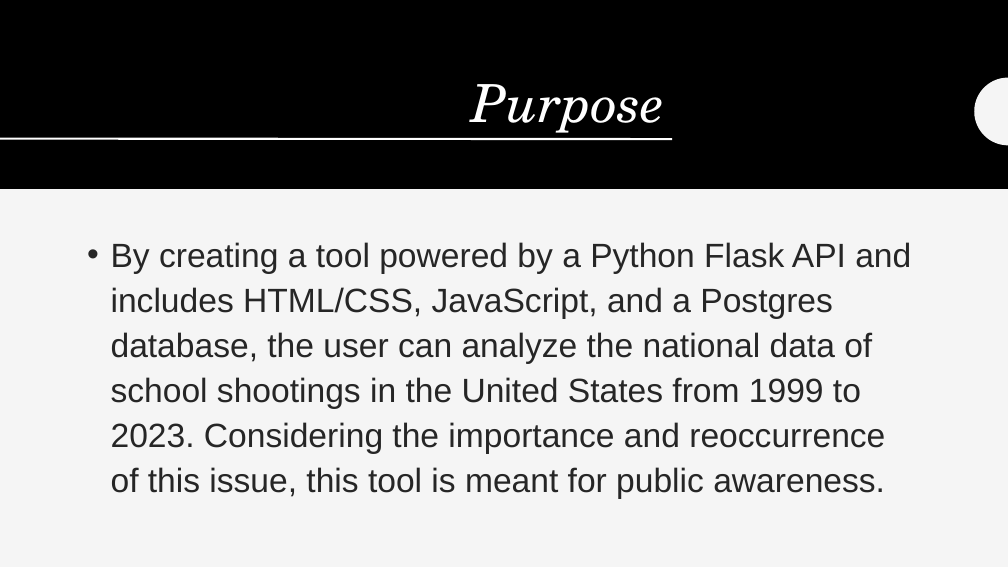
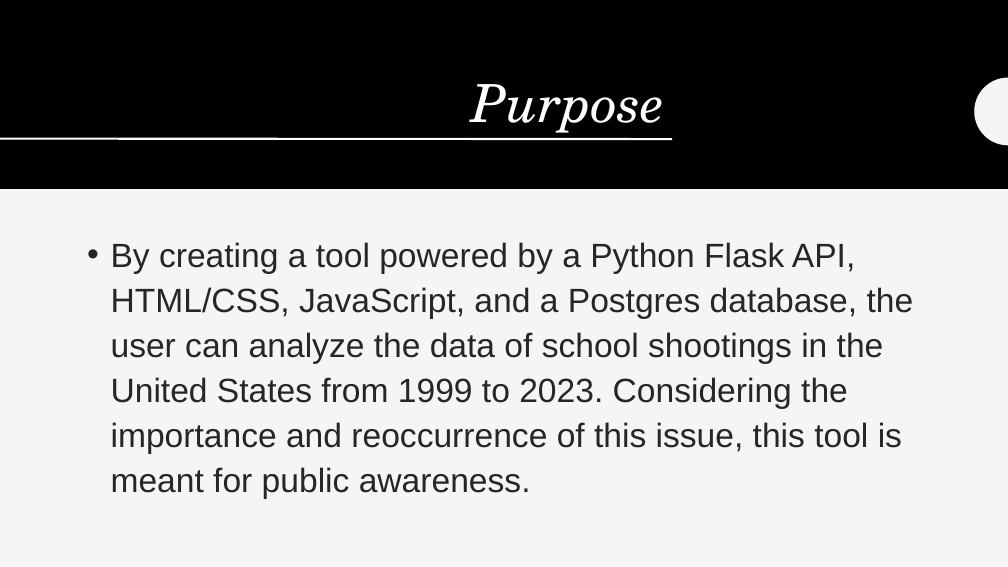
Before and after one commit to arc71080/group_project_3, a slide deck: slide 3 of Powerpoint.pptx. Drawn at 1008x567 pixels with LibreOffice and Linux fonts; fonts in the diff are those of the drawing. Boxes give left, top, right and bottom in pixels: in the first picture for what was removed or moved away, otherwise in the second. Text is boxed around its words. In the diff, an @@ line names an element or a change of style, - is before the commit and + after.

Commit message:
update wording on Powerpoint

```diff
--- a/Powerpoint.pptx
+++ b/Powerpoint.pptx
@@ text at (111, 242, 914, 499): text changed @@
-• By creating a tool powered by a Python Flask API and includes HTML/CSS, JavaScript, and a Postgres database, the user can analyze the national data of school shootings in the United States from 1999 to 2023. Considering the importance and reoccurrence of this issue, this tool is meant for public awareness.
+• By creating a tool powered by a Python Flask API, HTML/CSS, JavaScript, and a Postgres database, the user can analyze the data of school shootings in the United States from 1999 to 2023. Considering the importance and reoccurrence of this issue, this tool is meant for public awareness.
```
